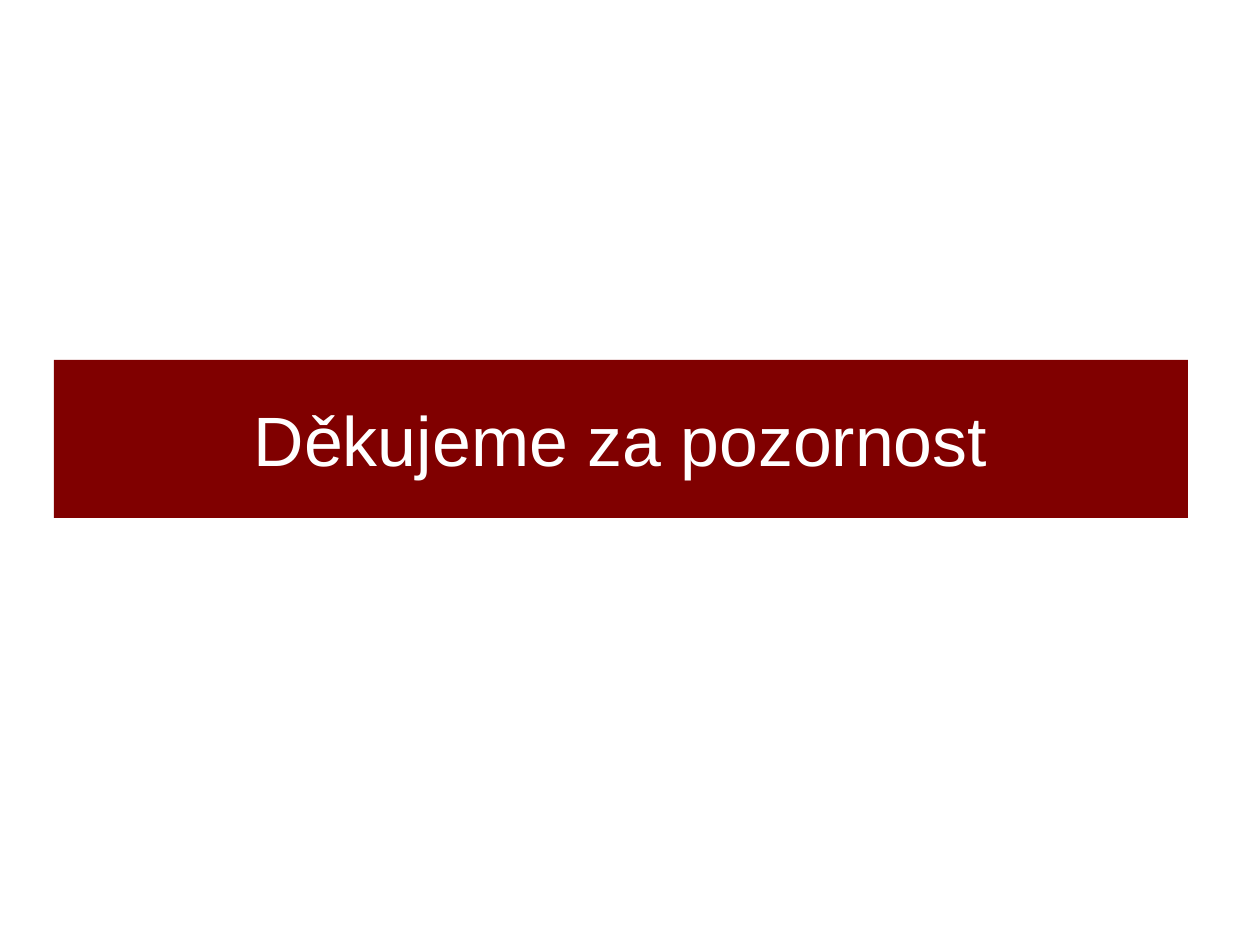
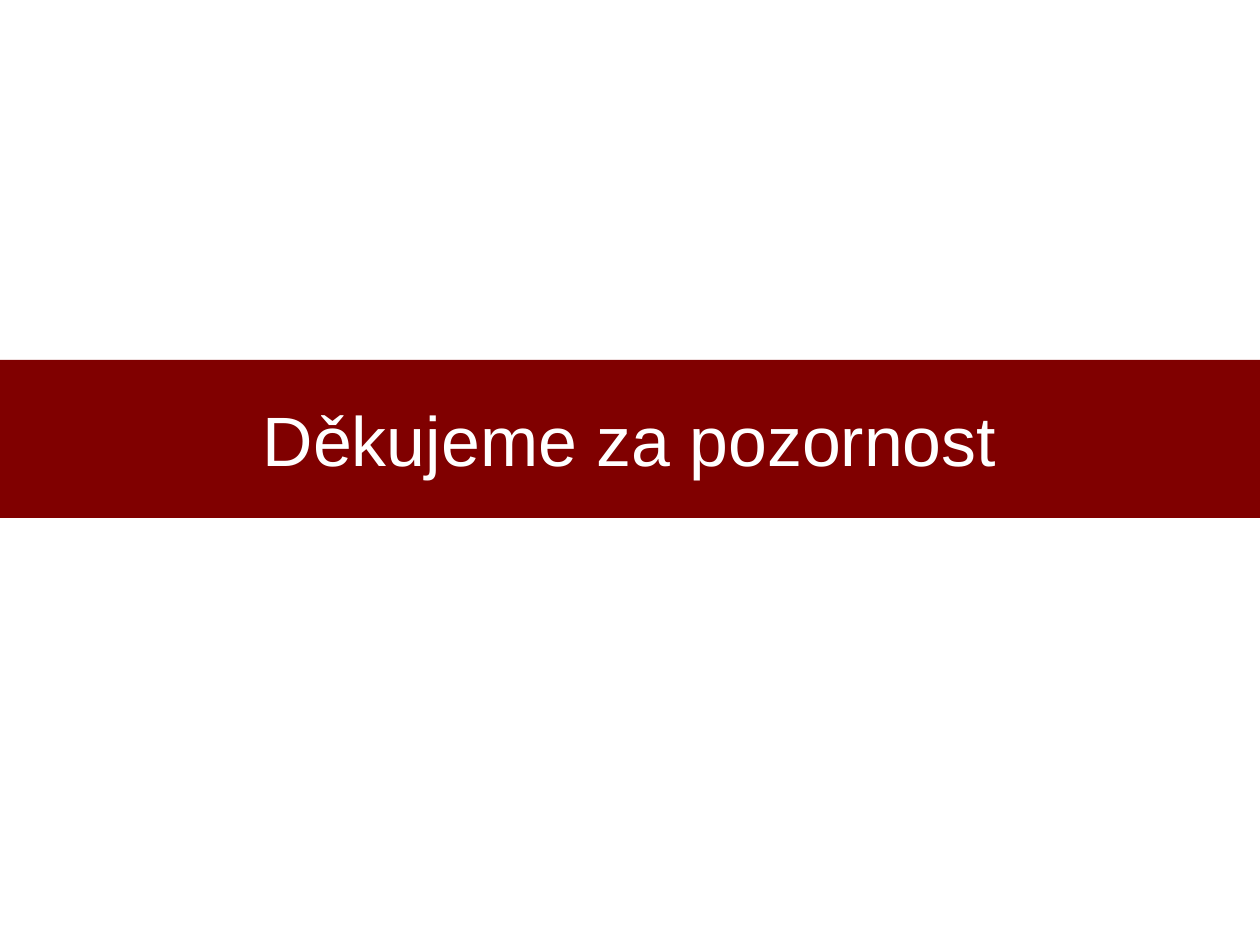
Before and after one commit to poncovka/ifj-interpret, a slide deck: slide 12 of obhajoba/xtrkal00.odp. Drawn at 1260x945 pixels with LibreOffice and Linux fonts; fonts in the diff are those of the drawing. Boxes give left, top, right and bottom in pixels: in the first picture for what was removed or moved away, otherwise in the second. Text is boxed around its words. In the diff, an @@ line names an element or a change of style, - is before the commit and + after.

```diff
--- a/obhajoba/xtrkal00.odp
+++ b/obhajoba/xtrkal00.odp
@@ title "Děkujeme za pozornost": place and size @@
-title "Děkujeme za pozornost" at [54, 360, 1188, 518]
+title "Děkujeme za pozornost" at [0, 360, 1260, 518]
```
Also in this commit, not shown: 10 other slides changed, 1 slide added, 1 slide removed.
